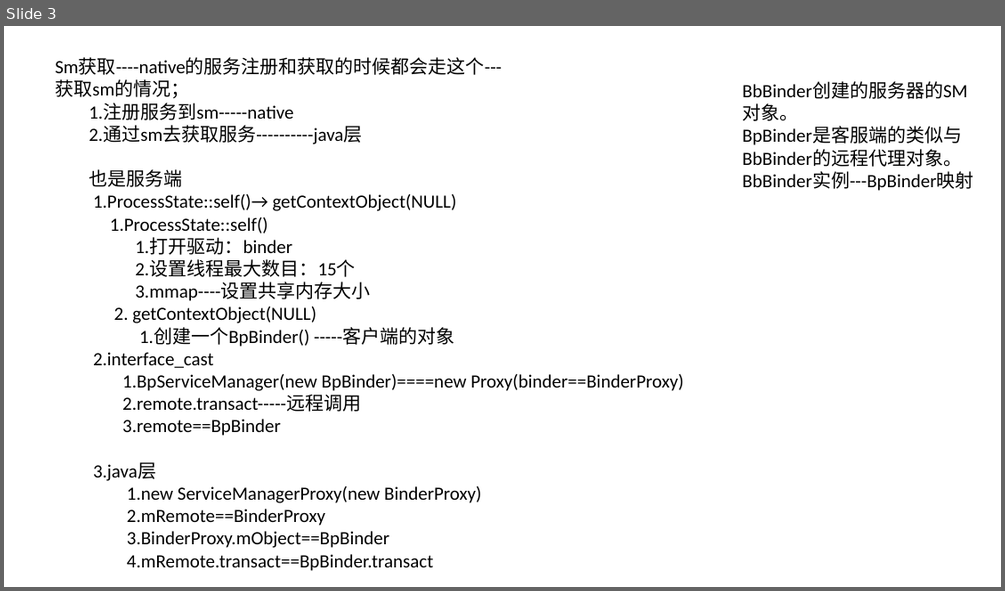
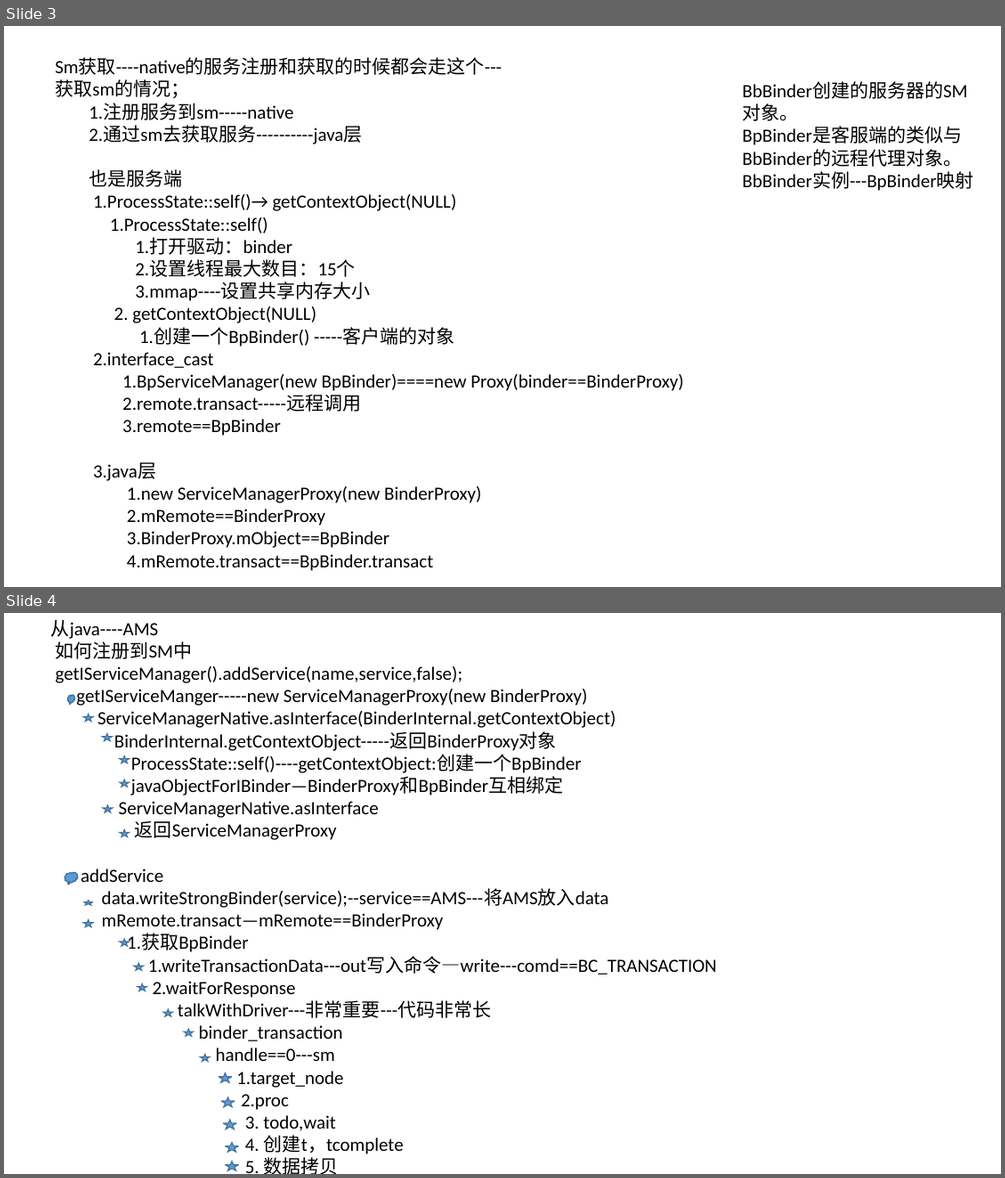
Before and after one commit to zhangwan/MyPostImg, a slide deck: 文档/享学笔记/Framework/Binder.pptx. Shown one above the other, each under a label of ours: slide 3 before the commit, slides 3 and 4 after it. The pictures are 1005x591 and 1005x1178 pixels, drawn with LibreOffice and Linux fonts; fonts in the diff are those of the drawing. Boxes give left, top, right and bottom in pixels: in the first picture for what was removed or moved away, otherwise in the second. Text is boxed around its words. In the diff, an @@ line names an element or a change of style, - is before the commit and + after.

```diff
--- a/文档/享学笔记/Framework/Binder.pptx
+++ b/文档/享学笔记/Framework/Binder.pptx
@@ slide 4 added at [4,613,1001,1174], background #FFFFFF @@
@@ text added at [51,620,717,1174], 18 pt, text #000000 @@
+从java----AMS
+如何注册到SM中
+getIServiceManager().addService(name,service,false);
+getIServiceManger-----new ServiceManagerProxy(new BinderProxy)
+ServiceManagerNative.asInterface(BinderInternal.getContextObject)
+BinderInternal.getContextObject-----返回BinderProxy对象
+ProcessState::self()----getContextObject:创建一个BpBinder
+javaObjectForIBinder—BinderProxy和BpBinder互相绑定
+ServiceManagerNative.asInterface
+返回ServiceManagerProxy
+addService
+data.writeStrongBinder(service);--service==AMS---将AMS放入data
+mRemote.transact—mRemote==BinderProxy
+1.获取BpBinder
+1.writeTransactionData---out写入命令—write---comd==BC_TRANSACTION
+2.waitForResponse
+talkWithDriver---非常重要---代码非常长
+binder_transaction
+handle==0---sm
+1.target_node
+2.proc
+3. todo,wait
+4. 创建t，tcomplete
+5. 数据拷贝
@@ thought cloud added at [67,695,75,704], fill #5B9BD5, outline #43739E 1 pt @@
@@ star added at [83,714,93,722], fill #5B9BD5, outline #43739E 1 pt @@
@@ star added at [103,733,113,741], fill #5B9BD5, outline #43739E 1 pt @@
@@ star added at [120,755,129,763], fill #5B9BD5, outline #43739E 1 pt @@
@@ star added at [120,779,129,787], fill #5B9BD5, outline #43739E 1 pt @@
@@ star added at [103,805,113,812], fill #5B9BD5, outline #43739E 1 pt @@
@@ star added at [120,830,129,837], fill #5B9BD5, outline #43739E 1 pt @@
@@ thought cloud added at [65,873,78,883], fill #5B9BD5, outline #43739E 1 pt @@
@@ star added at [83,900,93,905], fill #5B9BD5, outline #43739E 1 pt @@
@@ star added at [83,919,93,927], fill #5B9BD5, outline #43739E 1 pt @@
@@ star added at [120,939,129,947], fill #5B9BD5, outline #43739E 1 pt @@
@@ star added at [134,963,144,971], fill #5B9BD5, outline #43739E 1 pt @@
@@ star added at [138,984,146,991], fill #5B9BD5, outline #43739E 1 pt @@
@@ star added at [163,1009,173,1017], fill #5B9BD5, outline #43739E 1 pt @@
@@ star added at [184,1029,194,1037], fill #5B9BD5, outline #43739E 1 pt @@
@@ star added at [200,1054,210,1062], fill #5B9BD5, outline #43739E 1 pt @@
@@ star added at [218,1073,232,1083], fill #5B9BD5, outline #43739E 1 pt @@
@@ star added at [221,1097,235,1107], fill #5B9BD5, outline #43739E 1 pt @@
@@ star added at [223,1119,236,1129], fill #5B9BD5, outline #43739E 1 pt @@
@@ star added at [226,1143,239,1152], fill #5B9BD5, outline #43739E 1 pt @@
@@ star added at [226,1161,239,1171], fill #5B9BD5, outline #43739E 1 pt @@
```
Also in this commit, not shown: 2 other slides added, 3 other files.
